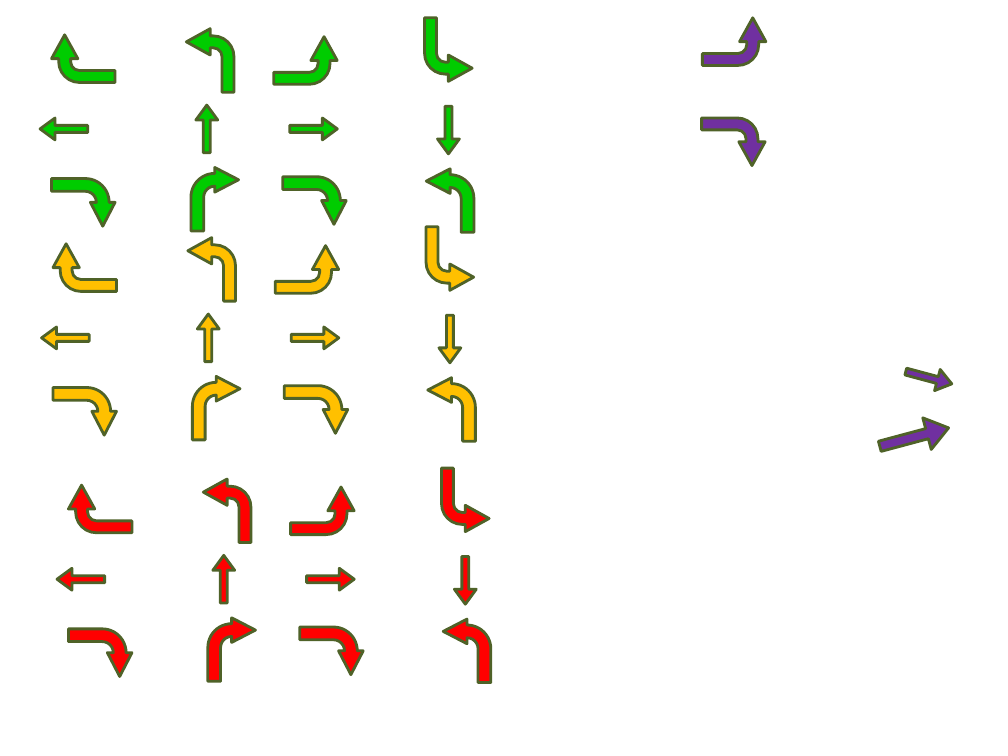
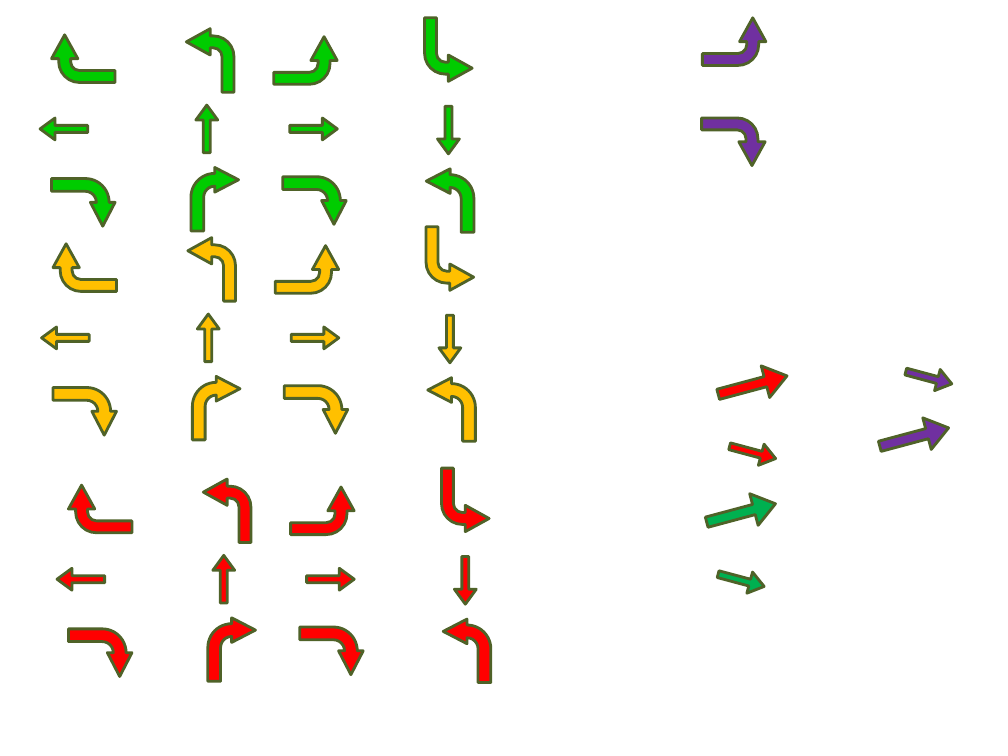
Before and after one commit to johny1614/magazyn, a slide deck: slide 5 of obrazy.pptx. Drawn at 1008x756 pixels with LibreOffice and Linux fonts; fonts in the diff are those of the drawing. Boxes give left, top, right and bottom in pixels: in the first picture for what was removed or moved away, otherwise in the second. Text is boxed around its words. In the diff, an @@ line names an element or a change of style, - is before the commit and + after.

```diff
--- a/obrazy.pptx
+++ b/obrazy.pptx
@@ up arrow added at bbox=[713, 361, 791, 410], fill #FF0000, outline #4F6228 2 pt @@
@@ up arrow added at bbox=[727, 435, 779, 469], fill #FF0000, outline #4F6228 2 pt @@
@@ up arrow added at bbox=[702, 489, 780, 538], fill #00B050, outline #4F6228 2 pt @@
@@ up arrow added at bbox=[715, 563, 767, 597], fill #00B050, outline #4F6228 2 pt @@
```
Also in this commit, not shown: 10 other files.
